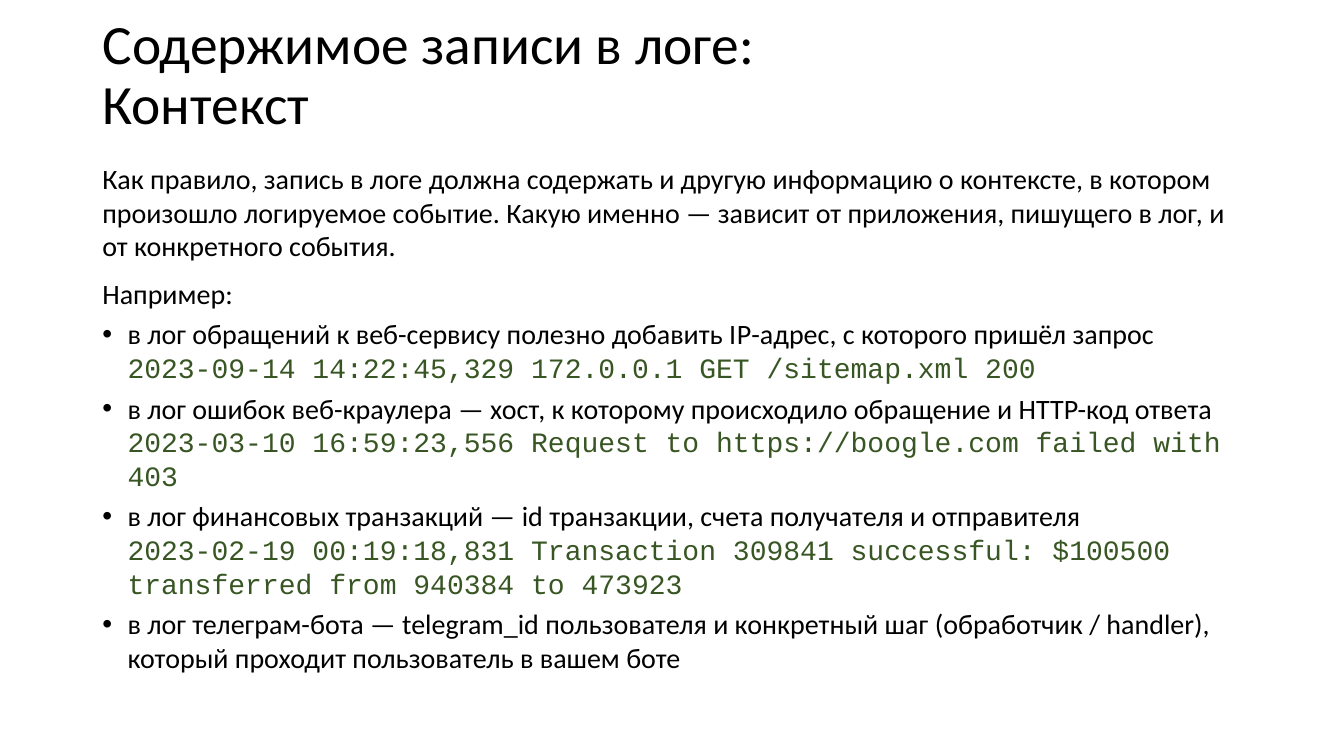
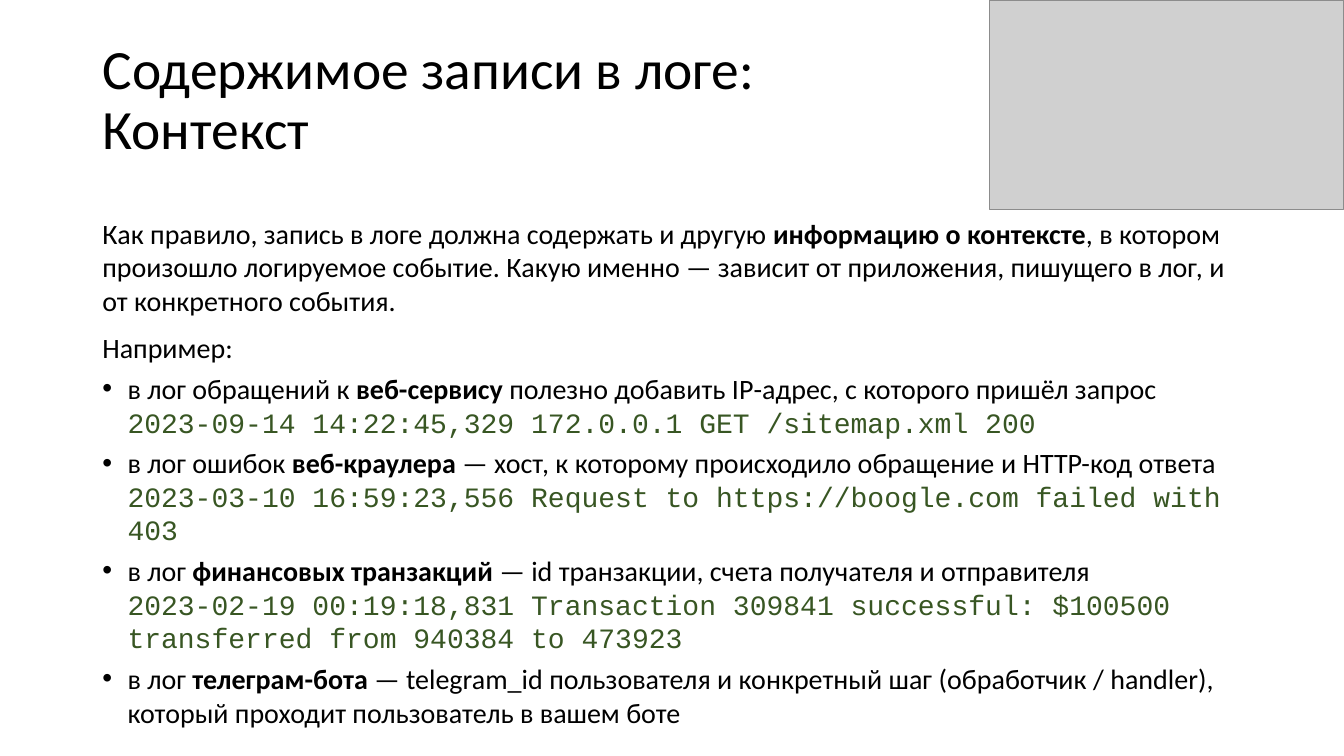
Before and after one commit to xtrueman/prog_instruments, a slide deck: slide 9 of presentations/Logging.pptx. Drawn at 1344x756 pixels with LibreOffice and Linux fonts; fonts in the diff are those of the drawing; grey boxes stand for pictures. Boxes give left, top, right and bottom in pixels: in the first picture for what was removed or moved away, otherwise in the second. Text is boxed around its words. In the diff, an @@ line names an element or a change of style, - is before the commit and + after.

```diff
--- a/presentations/Logging.pptx
+++ b/presentations/Logging.pptx
@@ picture added at <box>990,0,1344,210</box> @@
@@ title "Содержимое записи в логе: Контекст": place and size @@
-title "Содержимое записи в логе: Контекст" at <box>102,28,754,125</box>
+title "Содержимое записи в логе: Контекст" at <box>102,53,754,150</box>
@@ text "Как правило, запись в логе ...": place and size @@
-text "Как правило, запись в логе ..." at <box>102,170,1224,673</box>
+text "Как правило, запись в логе ..." at <box>102,225,1224,728</box>
@@ text at <box>102,225,1224,728</box>: bold on in "информацию о контексте,", "веб-сервису", "веб-краулера", "финансовых транзакций" and 1 more places @@
```
Also in this commit, not shown: 13 other slides changed, 1 slide added, 1 other file.
